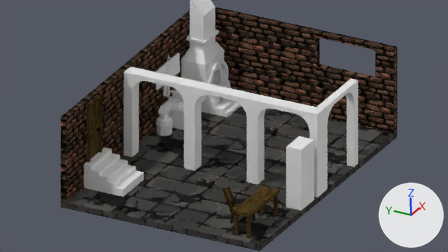
An edit to the Blender file graphics/Levels/Level-1.blend, drawn before and after from the same camera.
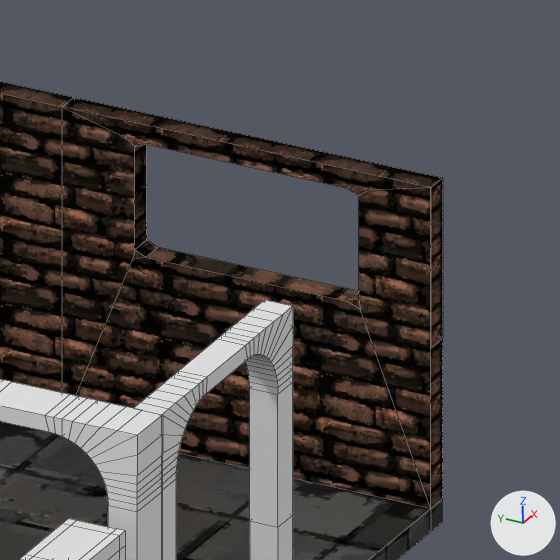
Old and new are each drawn from the file's camera 'Camera' and again close up on the part from 63% to 96% of the width and 0% to 58% of the height. Every picture has the same lights, and +X, +Y and +Z are marked at lower right. The first two pictures are the older version. The close-ups show mesh edges as thin lines.

In view in the first close-up: 'Arc-To-Room', 'Arc-To-Room.001', 'Bookshelf_Thin', 'Isometric-View', 'Isometric-View.001'.
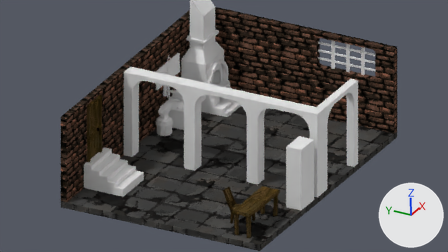
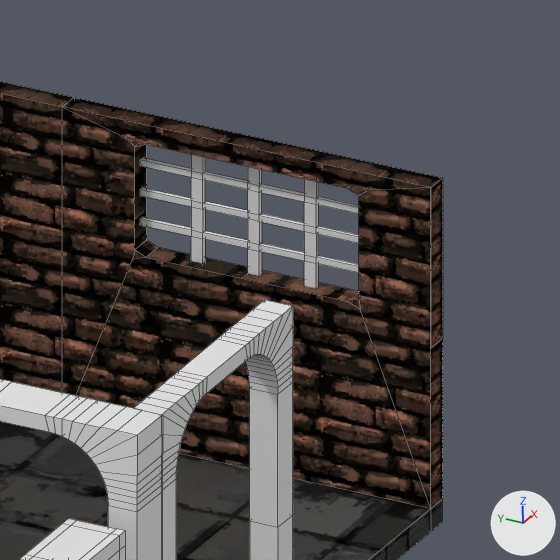
The newer file is also rescaled (x0.991), turned or shifted as a whole; pictures and numbers use the older file's frame.

What changed in the scene script:
```text
Add me_plane_002:
    me_plane_002.from_pydata(...)  # 120 vertices, 126 faces; spans x -1.0..1.0, y -1.0..1.0, z -0.06..0.0
Add ob_window:
    ob_window = bpy.data.objects.new('Window', me_plane_002)
    ob_window.location = (12.39, -7.07, 3.17)
    ob_window.rotation_euler = (0.0, -1.571, 0.0)  # degrees (0, -90, 0)
    ob_window.scale = (0.765, 1.49, 1.01)
```

Changed parts and their boxes [x1, y1, x2, y2] in the close-ups (560 x 560 px):
'Window', added: after [141, 154, 359, 288]
